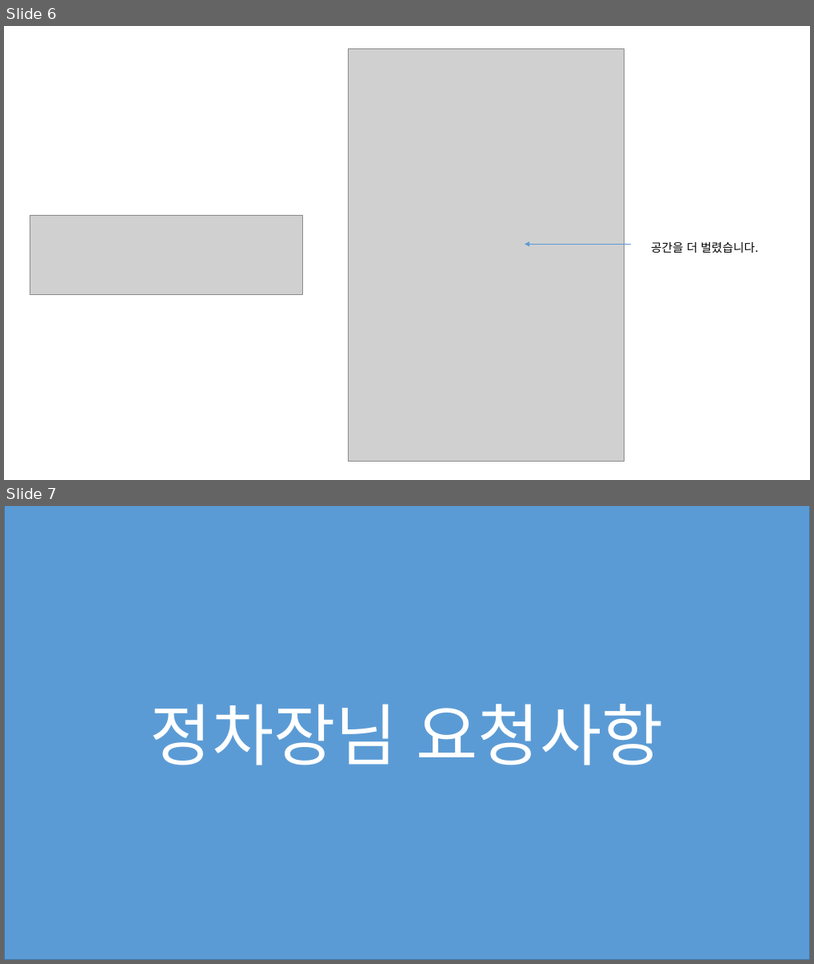
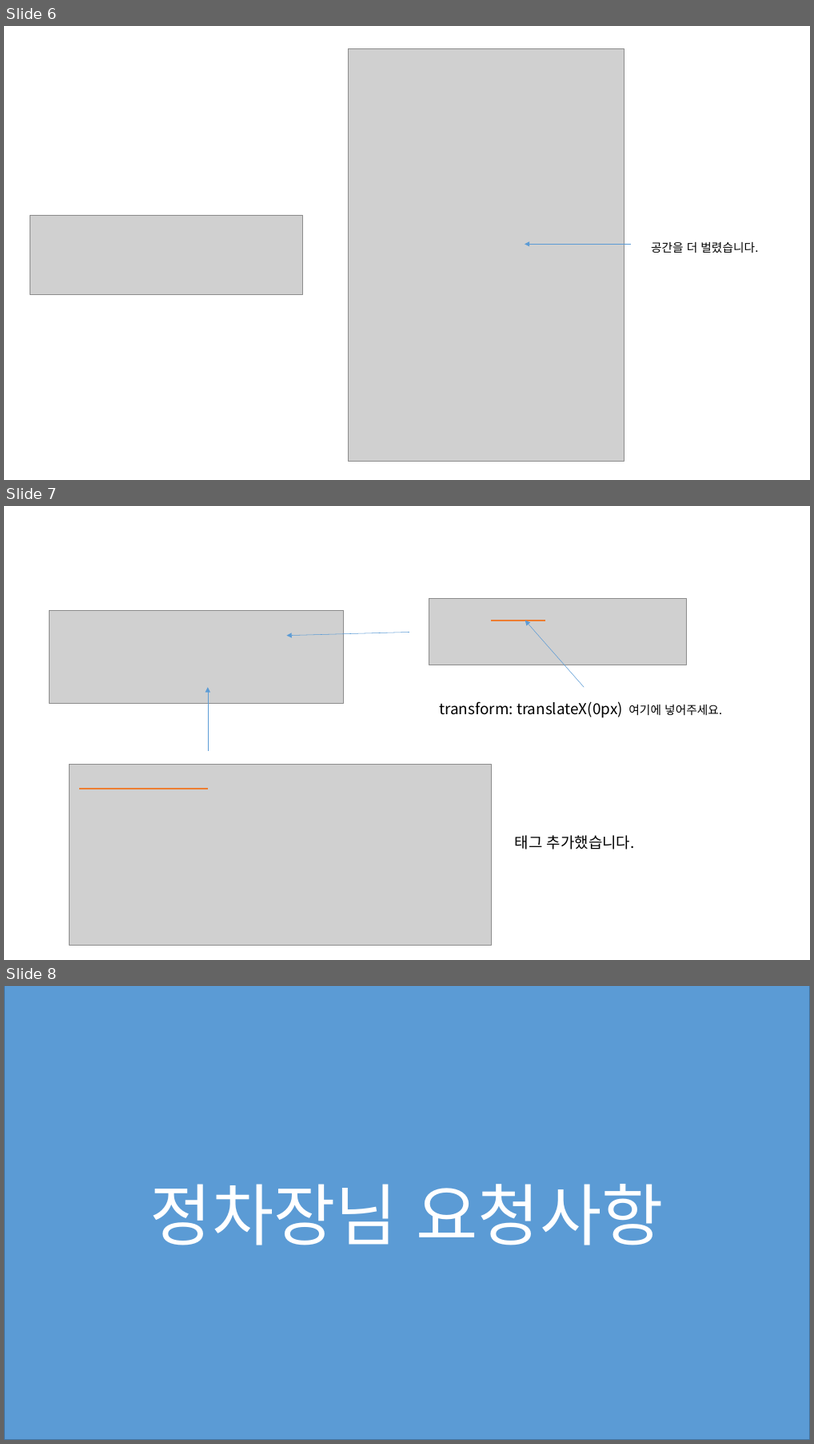
Before and after one commit to jeoungGyy/sejong, a slide deck: ppt/04-05.pptx. Shown one above the other, each under a label of ours: slides 6 and 7 before the commit, slides 6, 7 and 8 after it. The pictures are 814x964 and 814x1444 pixels, drawn with LibreOffice and Linux fonts; fonts in the diff are those of the drawing; grey boxes stand for pictures. Boxes give left, top, right and bottom in pixels: in the first picture for what was removed or moved away, otherwise in the second. Text is boxed around its words. In the diff, an @@ line names an element or a change of style, - is before the commit and + after.

Commit message:
추가 수정

```diff
--- a/ppt/04-05.pptx
+++ b/ppt/04-05.pptx
@@ slide 7 added at (x1=4, y1=506, x2=810, y2=960), background #FFFFFF @@
@@ picture added at (x1=430, y1=598, x2=686, y2=664) @@
@@ picture added at (x1=50, y1=611, x2=344, y2=704) @@
@@ line added from (491, 620) to (546, 620), #ED7D31 1.5 pt @@
@@ arrow added from (584, 687) to (526, 620), #5B9BD5 0.5 pt @@
@@ arrow added from (410, 632) to (287, 636), #5B9BD5 0.5 pt @@
@@ arrow added from (208, 751) to (208, 687), #5B9BD5 0.5 pt @@
@@ text added at (x1=439, y1=701, x2=722, y2=718), 18 pt, text #000000 @@
+transform: translateX(0px) 여기에 넣어주세요.
@@ picture added at (x1=70, y1=764, x2=491, y2=944) @@
@@ line added from (80, 788) to (208, 788), #ED7D31 1.5 pt @@
@@ text added at (x1=515, y1=835, x2=635, y2=849), 18 pt, text #000000 @@
+태그 추가했습니다.
@@ what was slide 7 is now slide 8 @@
```
Also in this commit, not shown: 1 other slide added, 2 slides removed, 9 other files.
